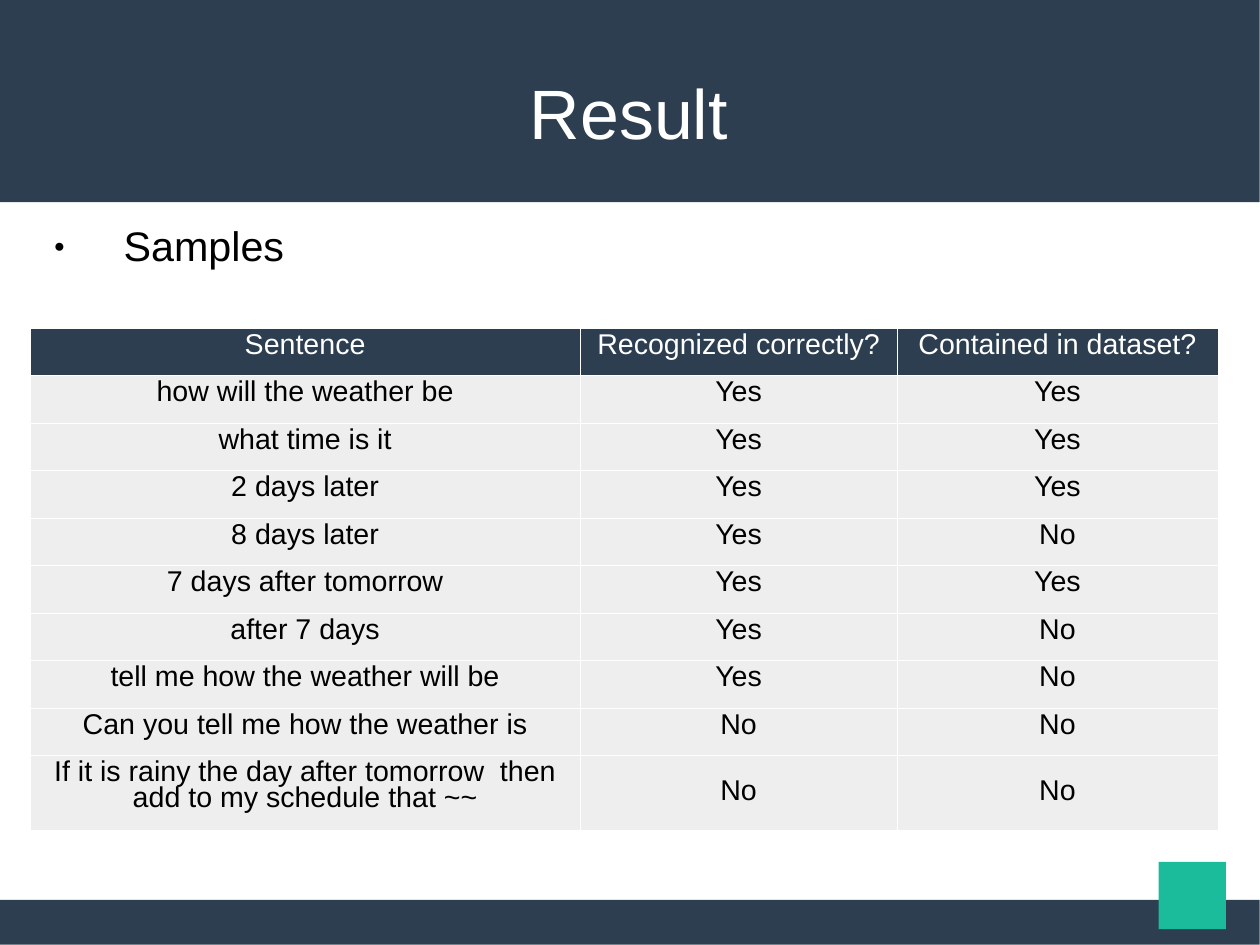
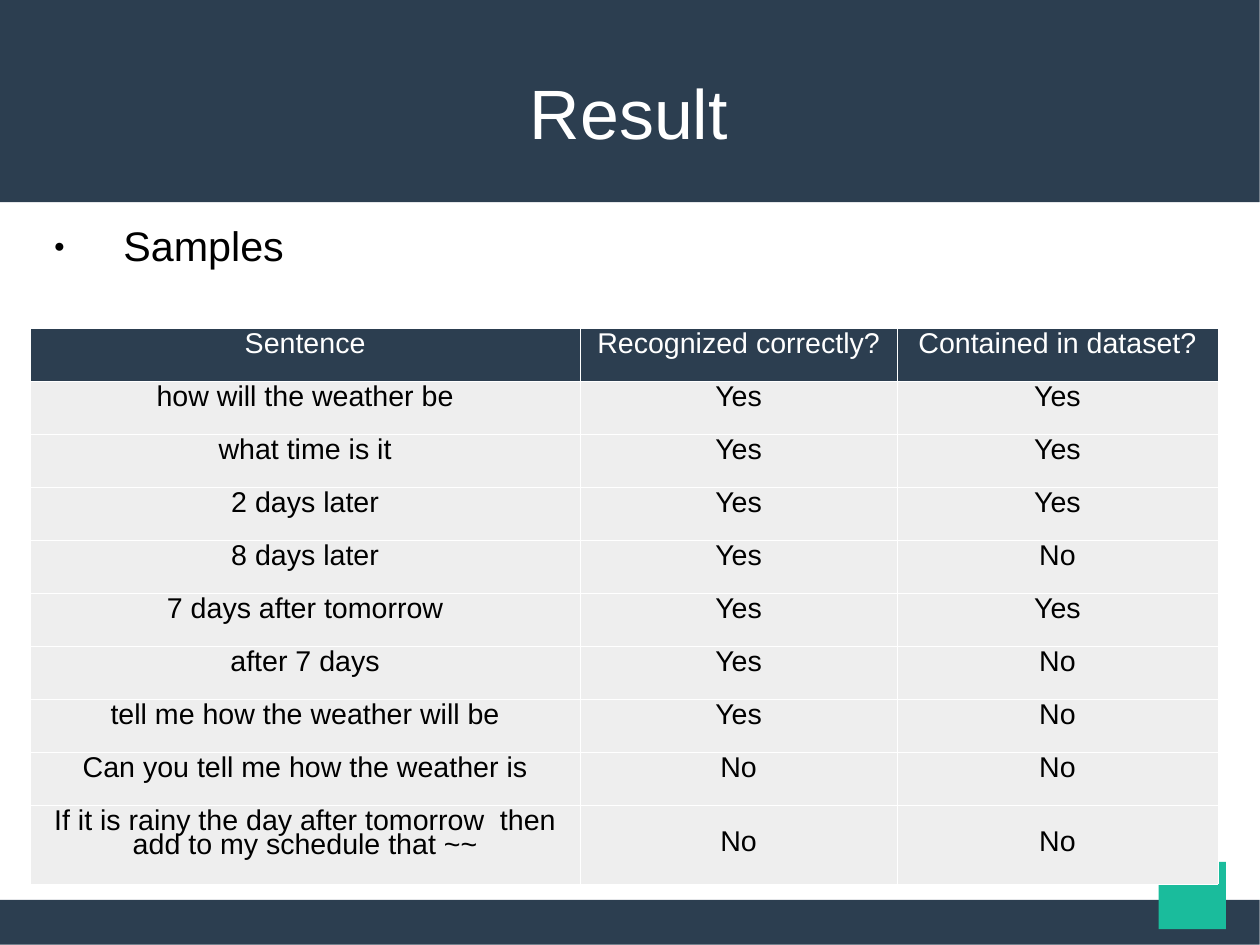
Before and after one commit to maekawatoshiki/neural-machine-translation-demo, a slide deck: slide 15 of NY_slide.ppt. Drawn at 1260x945 pixels with LibreOffice and Linux fonts; fonts in the diff are those of the drawing. Boxes give left, top, right and bottom in pixels: in the first picture for what was removed or moved away, otherwise in the second. Text is boxed around its words. In the diff, an @@ line names an element or a change of style, - is before the commit and + after.

```diff
--- a/NY_slide.ppt
+++ b/NY_slide.ppt
@@ table at box(30, 328, 1219, 884) @@
@@ line spacing 0.81 to 0.76 @@
```
Also in this commit, not shown: 2 other slides changed, 3 other files.
